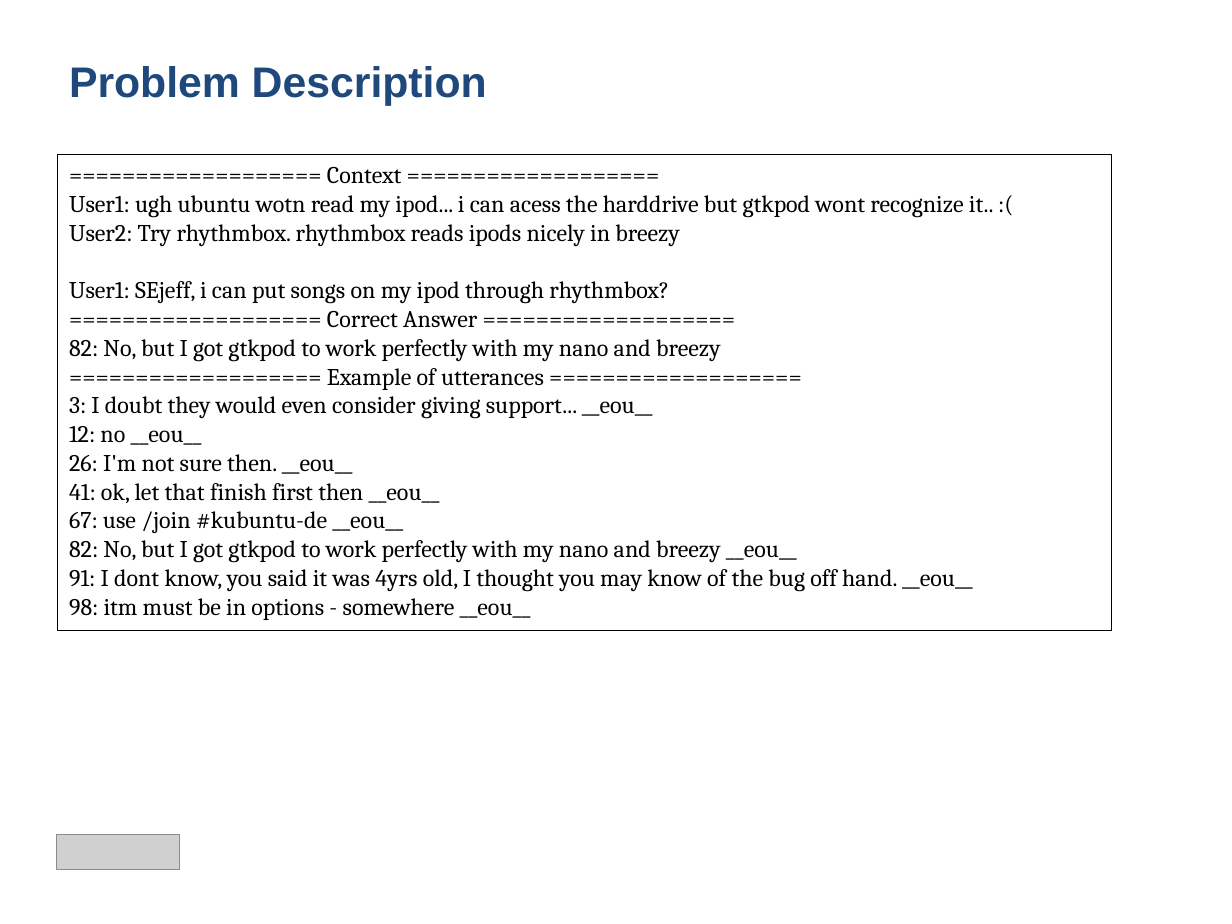
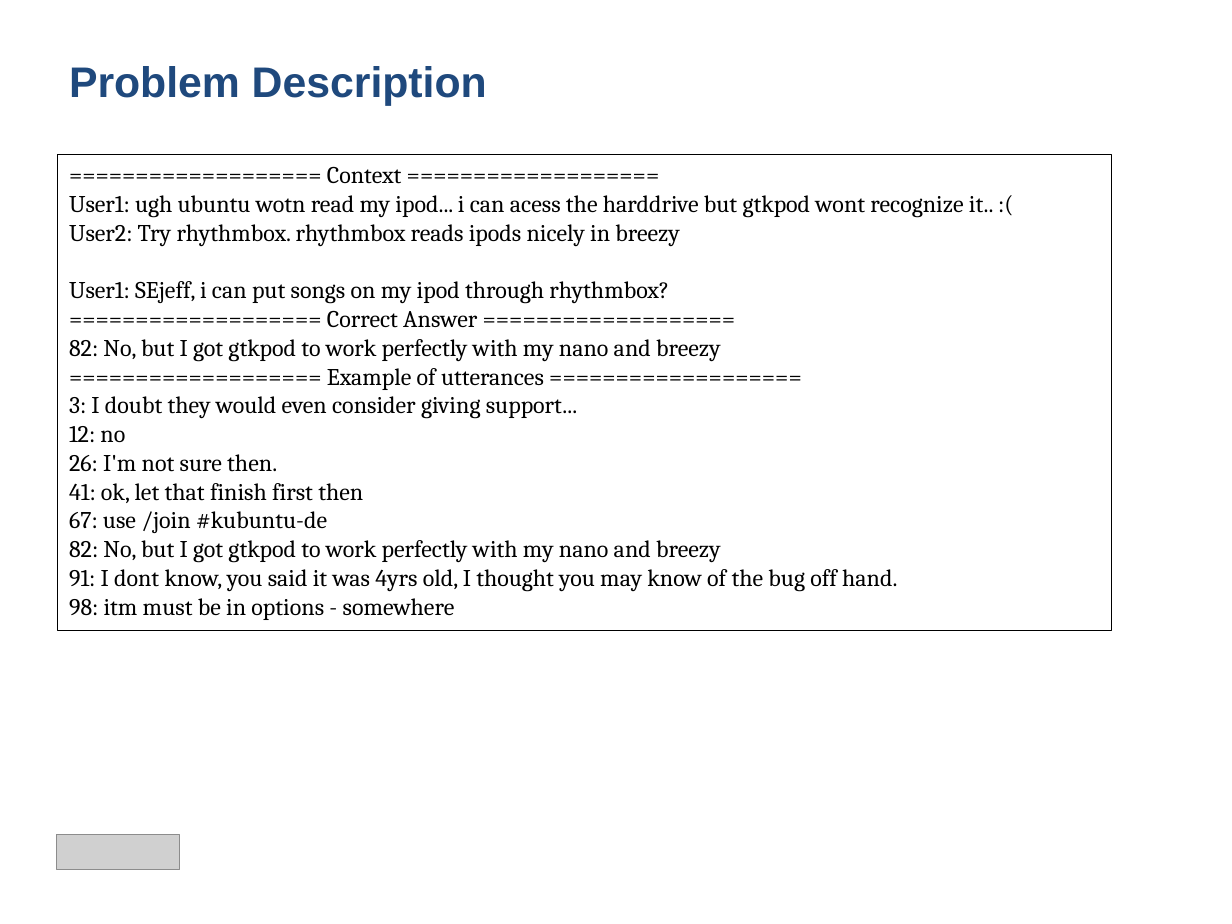
Before and after one commit to hhosu107/CS572, a slide deck: slide 8 of Team Project/Presentation/Presentation - Team 1.pptx. Drawn at 1232x924 pixels with LibreOffice and Linux fonts; fonts in the diff are those of the drawing; grey boxes stand for pictures. Boxes give left, top, right and bottom in pixels: in the first picture for what was removed or moved away, otherwise in the second. Text is boxed around its words. In the diff, an @@ line names an element or a change of style, - is before the commit and + after.

Commit message:
Add scripts, but have to be reduced

```diff
--- a/Team Project/Presentation/Presentation - Team 1.pptx
+++ b/Team Project/Presentation/Presentation - Team 1.pptx
@@ text in rectangle at [69,368,897,620]: text changed @@
-=================== Example of utterances ===================
-3: I doubt they would even consider giving support... __eou__
-12: no __eou__
-26: I'm not sure then. __eou__
-41: ok, let that finish first then __eou__
-67: use /join #kubuntu-de __eou__
-82: No, but I got gtkpod to work perfectly with my nano and breezy __eou__
-91: I dont know, you said it was 4yrs old, I thought you may know of the bug off hand. __eou__
-98: itm must be in options - somewhere __eou__
+=================== Example of utterances ===================
+3: I doubt they would even consider giving support...
+12: no
+26: I'm not sure then.
+41: ok, let that finish first then
+67: use /join #kubuntu-de
+82: No, but I got gtkpod to work perfectly with my nano and breezy
+91: I dont know, you said it was 4yrs old, I thought you may know of the bug off hand.
+98: itm must be in options - somewhere
```
